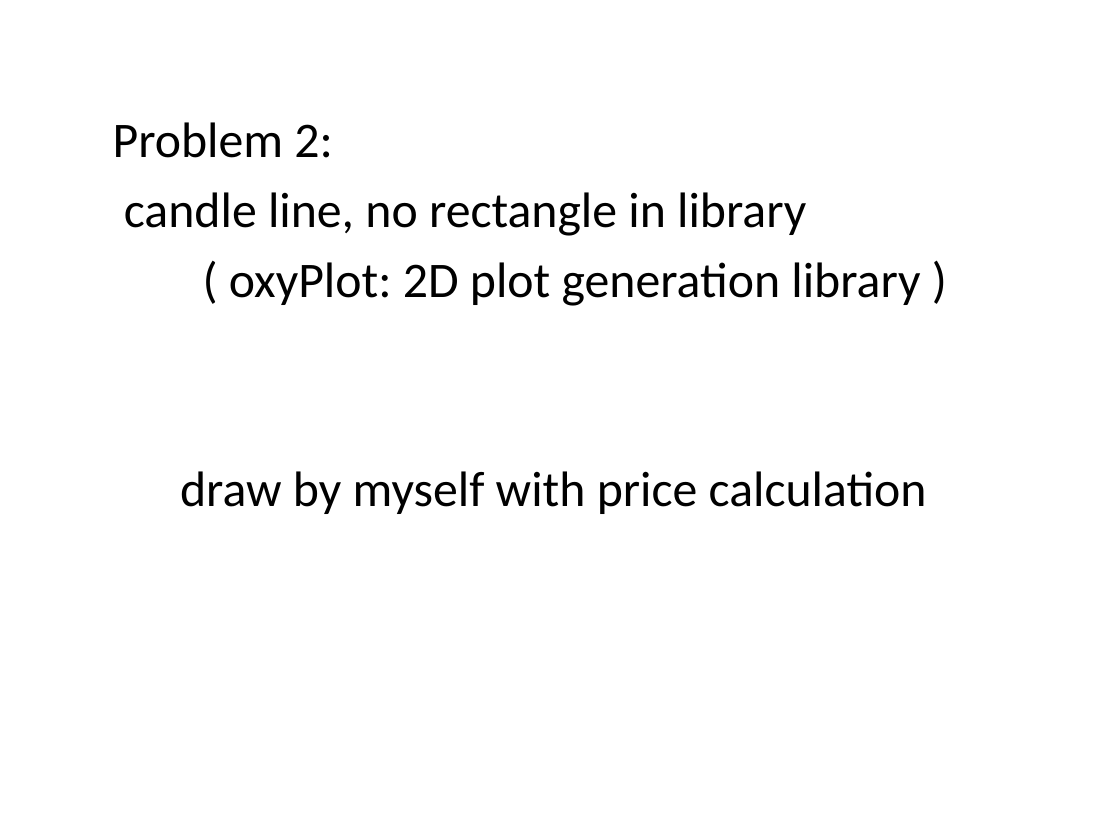
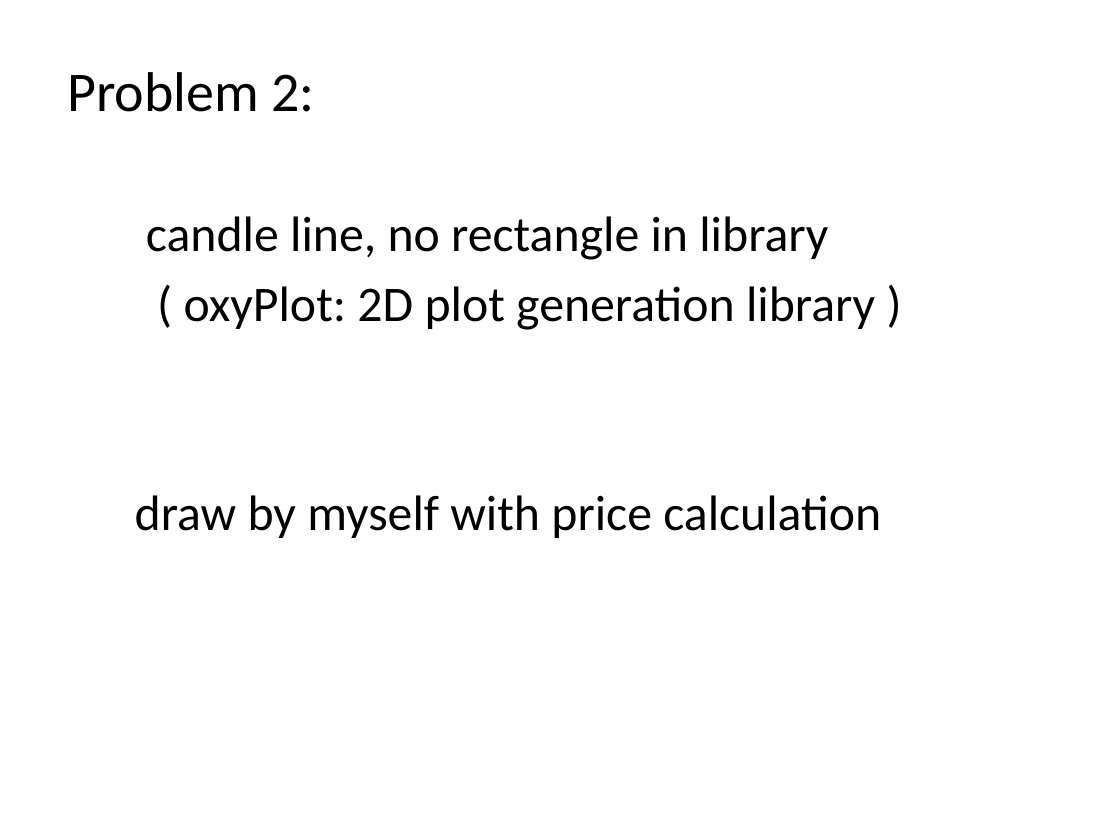
Before and after one commit to IPD8-guofeng/dotnet-group-project, a slide deck: slide 6 of Stock trade and analyst system.pptx. Drawn at 1120x840 pixels with LibreOffice and Linux fonts; fonts in the diff are those of the drawing. Boxes give left, top, right and bottom in pixels: in the first picture for what was removed or moved away, otherwise in the second. Text is boxed around its words. In the diff, an @@ line names an element or a change of style, - is before the commit and + after.

```diff
--- a/Stock trade and analyst system.pptx
+++ b/Stock trade and analyst system.pptx
@@ text "Problem 2:": place and size @@
-text "Problem 2:" at [113,122,927,514]
+text "Problem 2:" at [67,72,881,538]
@@ text at [67,72,315,112]: size 32 to 36 pt in "Problem 2:" @@
```
Also in this commit, not shown: 6 other slides changed, 5 slides added, 8 slides removed, 1 other file.
